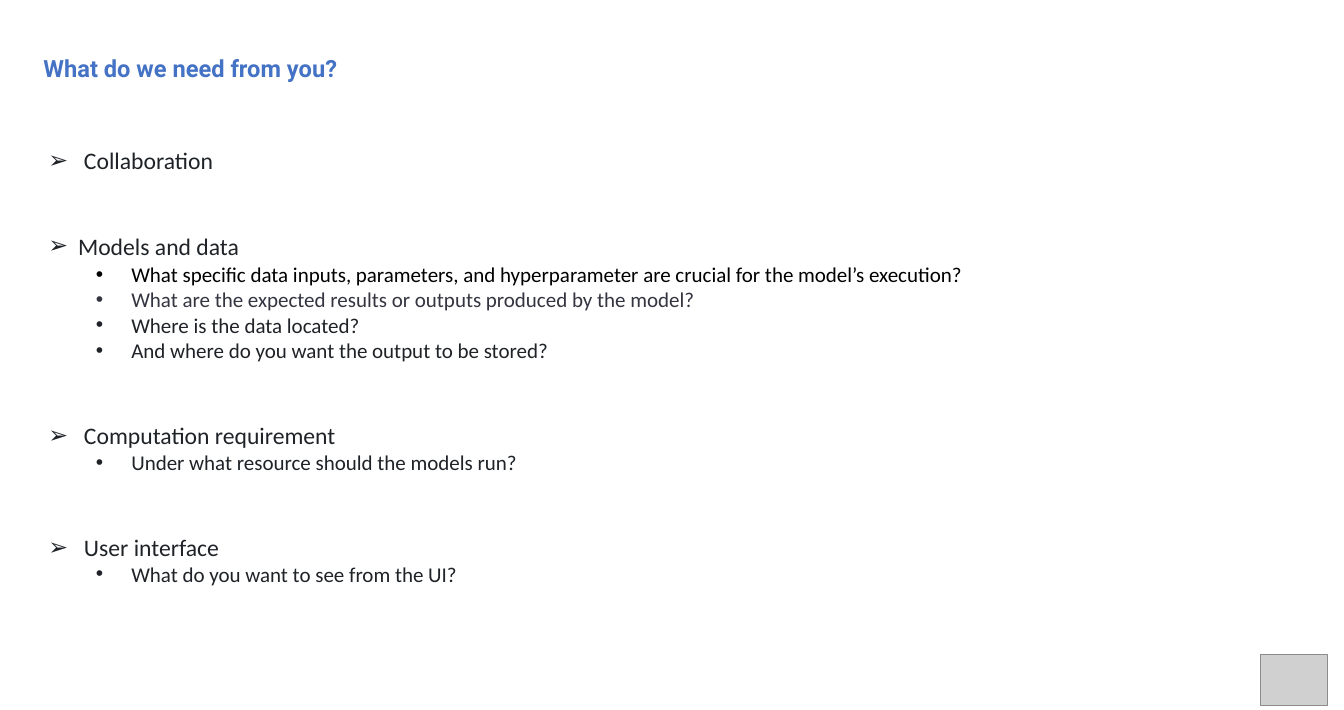
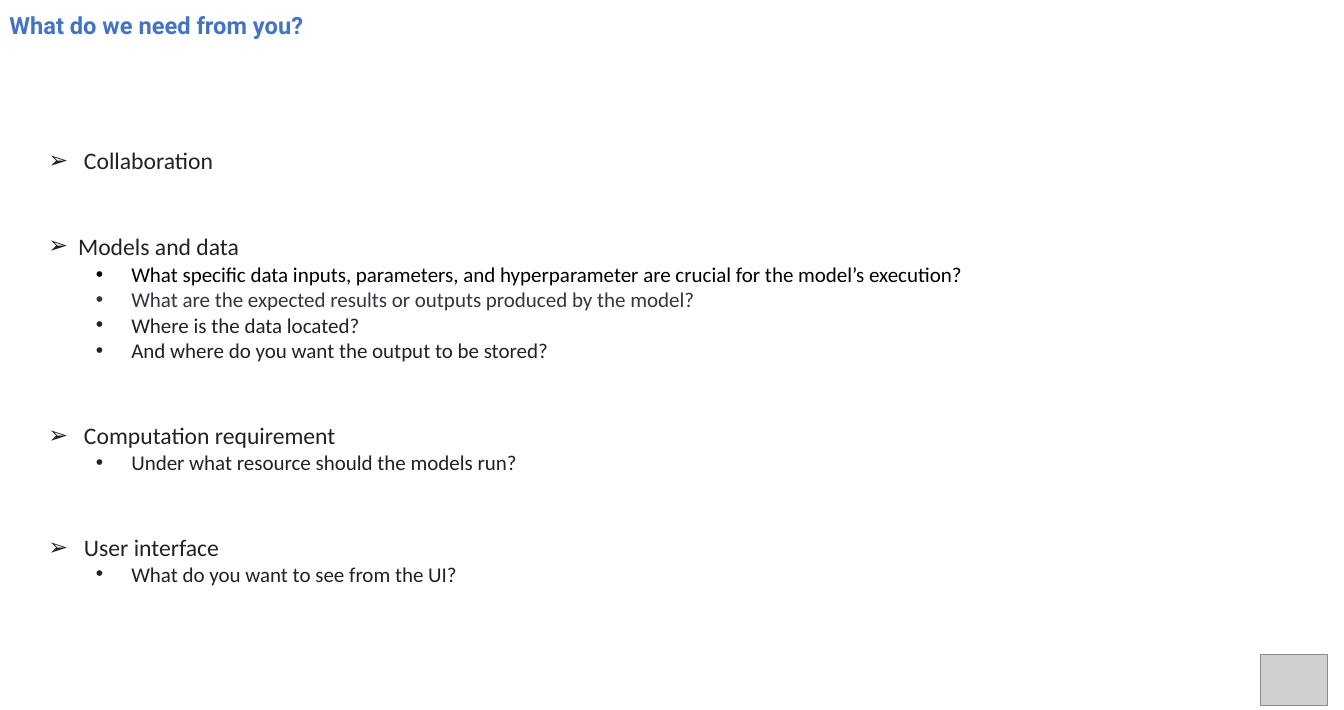
Before and after one commit to hmhwe/IMAGEN_Backend, a slide deck: slide 16 of docs/StakeholderM_CV.pptx (slide 14 before the commit). Drawn at 1344x710 pixels with LibreOffice and Linux fonts; fonts in the diff are those of the drawing; grey boxes stand for pictures. Boxes give left, top, right and bottom in pixels: in the first picture for what was removed or moved away, otherwise in the second. Text is boxed around its words. In the diff, an @@ line names an element or a change of style, - is before the commit and + after.

```diff
--- a/docs/StakeholderM_CV.pptx
+++ b/docs/StakeholderM_CV.pptx
@@ text "What do we need from ..." moved from (x1=43, y1=59, x2=337, y2=82) to (x1=9, y1=16, x2=303, y2=39) @@
```
Also in this commit, not shown: 2 other slides changed, 2 slides added.
